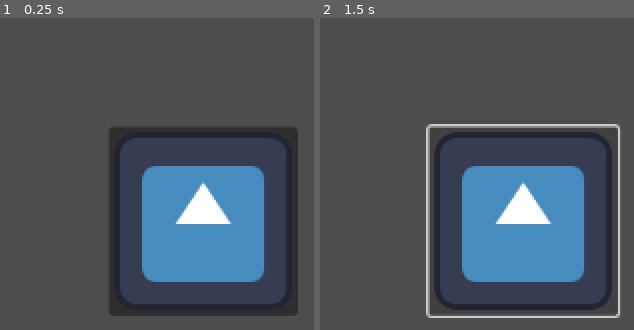
Above: before the commit, frames 1-2 (left to right).
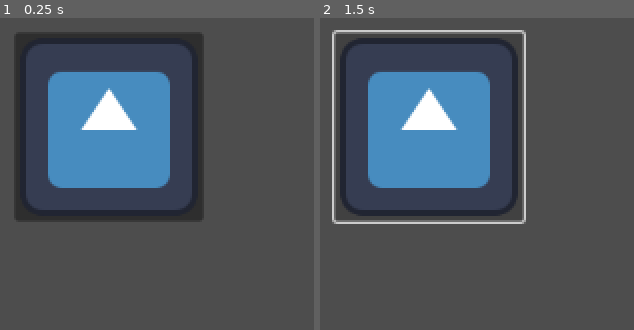
Above: after the commit, the same moments.

Repository: BrownRISDGameDevelopers/suitors-proposal
Game: Godot game, scene res://Test.tscn
The game is run twice, just before and just after one commit, with the same random seed, the same clock (stepped at 60 frames per second) and the same inputs. This scene is started directly instead of the project's main scene. The engine's default icon, where the game draws it, is replaced by a stand-in: a white triangle on a blue panel in a dark square.
Inputs (mouse positions are in pixels of both pictures, inside the frame that each line leads up to; where the layout moved, square brackets give the same spot in the first picture):
- Up to frame 1 (0.25 s): no input
- Up to frame 2 (1.5 s): click (429, 127) [524, 220] at 0.5 s; click (429, 127) [524, 220] at 1.25 s

The runs differ from the first frame. In frame 1, 41% of the frame differs, in the area x 5-95%, y 5-96%; in frame 2, 38%.

Commit message:
cool stuff added

Diff:
--- a/Test.tscn
+++ b/Test.tscn
@@ -7,14 +7,33 @@
 
 [node name="Control" type="Control" parent="."]
 layout_mode = 3
-anchors_preset = 0
-offset_right = 40.0
-offset_bottom = 40.0
+anchors_preset = 8
+anchor_left = 0.5
+anchor_top = 0.5
+anchor_right = 0.5
+anchor_bottom = 0.5
+offset_left = -20.0
+offset_top = -20.0
+offset_right = 20.0
+offset_bottom = 20.0
+grow_horizontal = 2
+grow_vertical = 2
+size_flags_horizontal = 4
+size_flags_vertical = 4
 
 [node name="Button" type="Button" parent="Control"]
-layout_mode = 0
-offset_right = 136.0
-offset_bottom = 136.0
+layout_mode = 1
+anchors_preset = 8
+anchor_left = 0.5
+anchor_top = 0.5
+anchor_right = 0.5
+anchor_bottom = 0.5
+offset_left = -68.0
+offset_top = -68.0
+offset_right = 68.0
+offset_bottom = 68.0
+grow_horizontal = 2
+grow_vertical = 2
 icon = ExtResource("1_myinc")
 script = ExtResource("2_njov2")
 
--- a/button.gd
+++ b/button.gd
@@ -1,8 +1,11 @@
 extends Button  # This script extends the Button node
+
+var i = 0
 
 # Called when the button is pressed
 func _on_button_pressed():
-	print("Button clicked!")
+	i += 1
+	print("Button clicked! %d" % i)
 
 # Connects the button's pressed signal when the script is ready
 func _ready():
